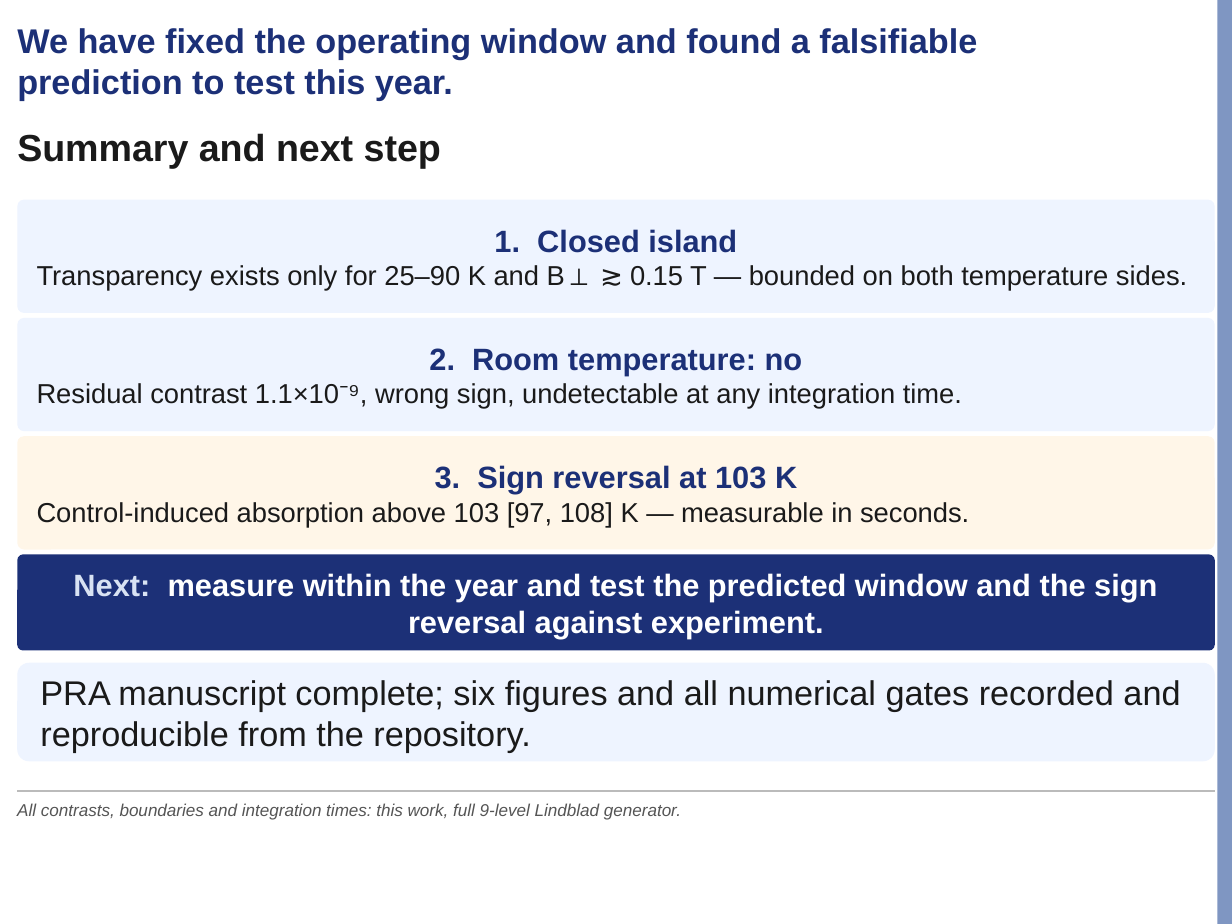
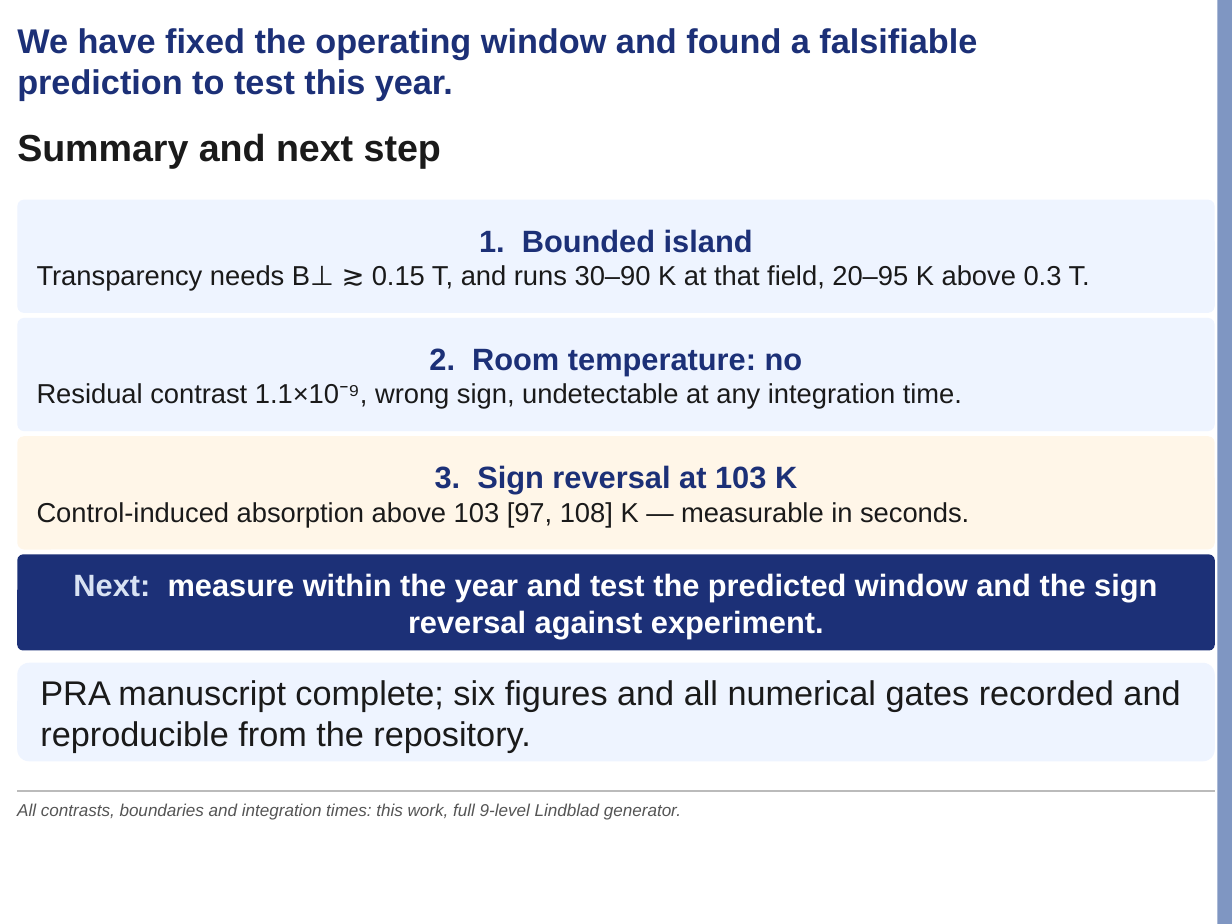
Before and after one commit to Risei412/NV-EIT-space, a slide deck: slide 20 of presentations/lab_seminar/nv_eit_seminar.pptx. Drawn at 1232x924 pixels with LibreOffice and Linux fonts; fonts in the diff are those of the drawing; background and template pictures are left out. Boxes give left, top, right and bottom in pixels: in the first picture for what was removed or moved away, otherwise in the second. Text is boxed around its words. In the diff, an @@ line names an element or a change of style, - is before the commit and + after.

```diff
--- a/presentations/lab_seminar/nv_eit_seminar.pptx
+++ b/presentations/lab_seminar/nv_eit_seminar.pptx
@@ text in rounded rectangle at (37,229,1090,291): text changed @@
-1. Closed island
-Transparency exists only for 25–90 K and B⊥ ≳ 0.15 T — bounded on both temperature sides.
+1. Bounded island
+Transparency needs B⊥ ≳ 0.15 T, and runs 30–90 K at that field, 20–95 K above 0.3 T.
```
Also in this commit, not shown: 4 other slides changed, 1 other file.
